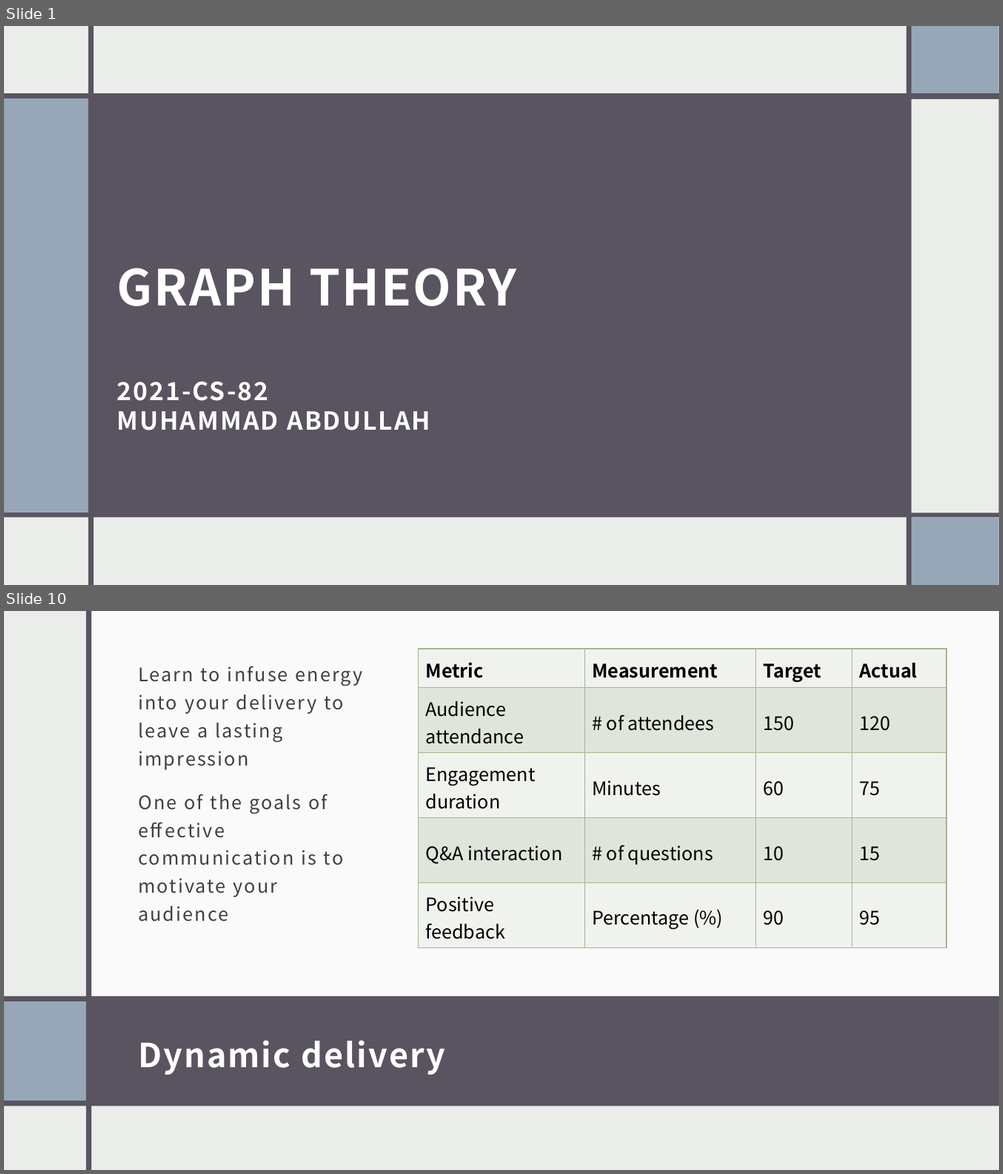
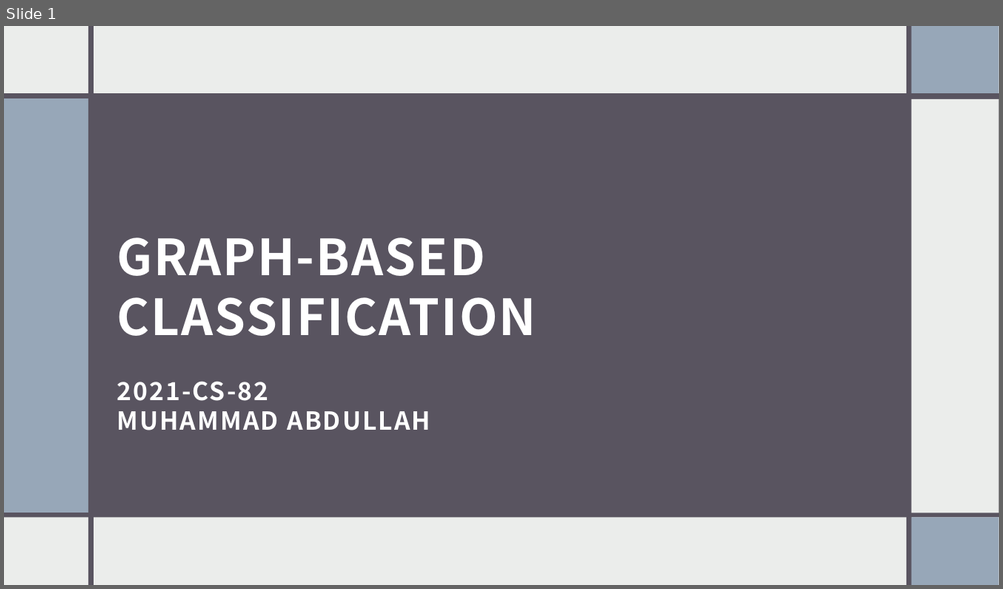
Before and after one commit to muhammadabdullah660/Graph-Based-Classification, a slide deck: Slides.pptx. Shown one above the other, each under a label of ours: slides 1 and 10 before the commit, slide 1 after it; the slides between them are not shown. The pictures are 1003x1174 and 1003x589 pixels, drawn with LibreOffice and Linux fonts; fonts in the diff are those of the drawing. Boxes give left, top, right and bottom in pixels: in the first picture for what was removed or moved away, otherwise in the second. Text is boxed around its words. In the diff, an @@ line names an element or a change of style, - is before the commit and + after.

```diff
--- a/Slides.pptx
+++ b/Slides.pptx
@@ slide 10 removed at (4,611,999,1170), background #EBEDEB @@
@@ rectangle removed at (86,612,91,1170) @@
@@ rectangle removed at (89,611,999,997) @@
@@ table removed at (418,649,946,948), 5 rows, 4 columns @@
-Metric | Measurement | Target | Actual
-Audience attendance | # of attendees | 150 | 120
-Engagement duration | Minutes | 60 | 75
-Q&A interaction | # of questions | 10 | 15
-Positive feedback | Percentage (%) | 90 | 95
@@ text removed at (138,666,343,922) @@
-Learn to infuse energy into your delivery to leave a lasting impression
-One of the goals of effective communication is to motivate your audience
@@ rectangle removed at (4,997,999,1106) @@
@@ rectangle removed at (4,1002,86,1101) @@
@@ title removed at (138,1040,446,1075) @@
-Dynamic delivery
@@ slide 1 changed as well @@
@@ title at (117,238,537,336): text changed @@
-GRAPH THEORY
+GRAPH-BASED CLASSIFICATION
```
Also in this commit, not shown: 1 other slide changed, 8 slides added, 10 other slides removed, 5 other files.
